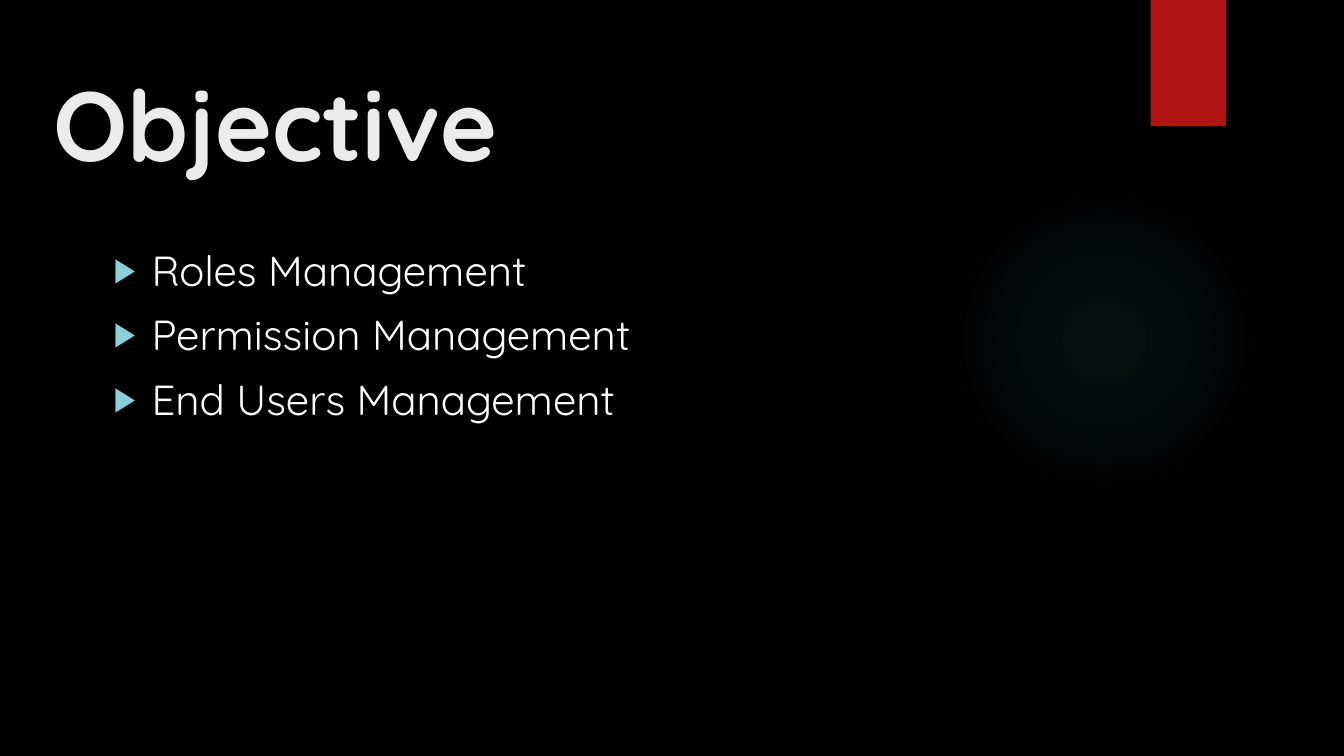
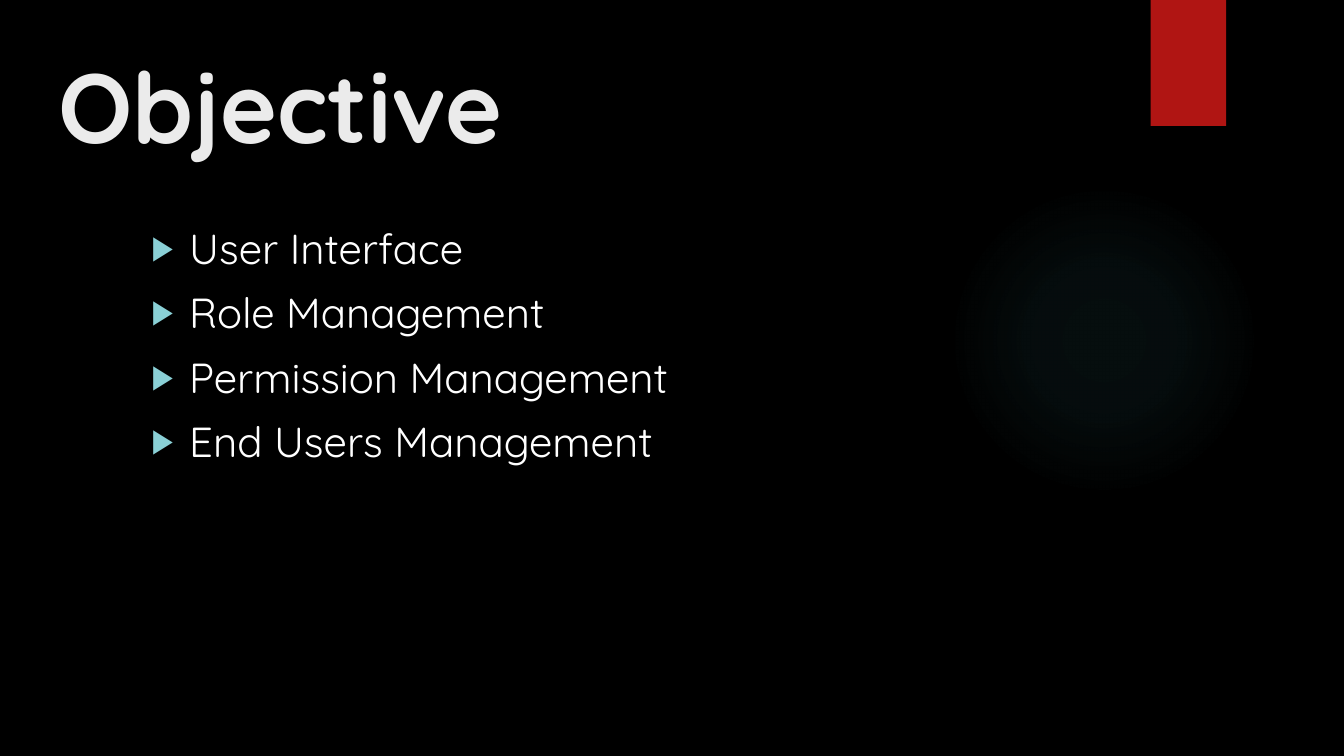
Before and after one commit to em1730/scims_docu, a slide deck: slide 2 of Documentation/Role_Mgmt.pptx. Drawn at 1344x756 pixels with LibreOffice and Linux fonts; fonts in the diff are those of the drawing; background and template pictures are left out. Boxes give left, top, right and bottom in pixels: in the first picture for what was removed or moved away, otherwise in the second. Text is boxed around its words. In the diff, an @@ line names an element or a change of style, - is before the commit and + after.

```diff
--- a/Documentation/Role_Mgmt.pptx
+++ b/Documentation/Role_Mgmt.pptx
@@ title "Objective" moved from (x1=53, y1=88, x2=497, y2=181) to (x1=59, y1=70, x2=503, y2=163) @@
@@ text "User Interface" moved from (x1=152, y1=255, x2=630, y2=424) to (x1=189, y1=233, x2=668, y2=466) @@
@@ text at (x1=189, y1=233, x2=544, y2=337): text changed @@
-▶ Roles Management
+▶ User Interface
+▶ Role Management
```
Also in this commit, not shown: 17 other slides changed, 18 slides added, 13 slides removed, 4 other files.
